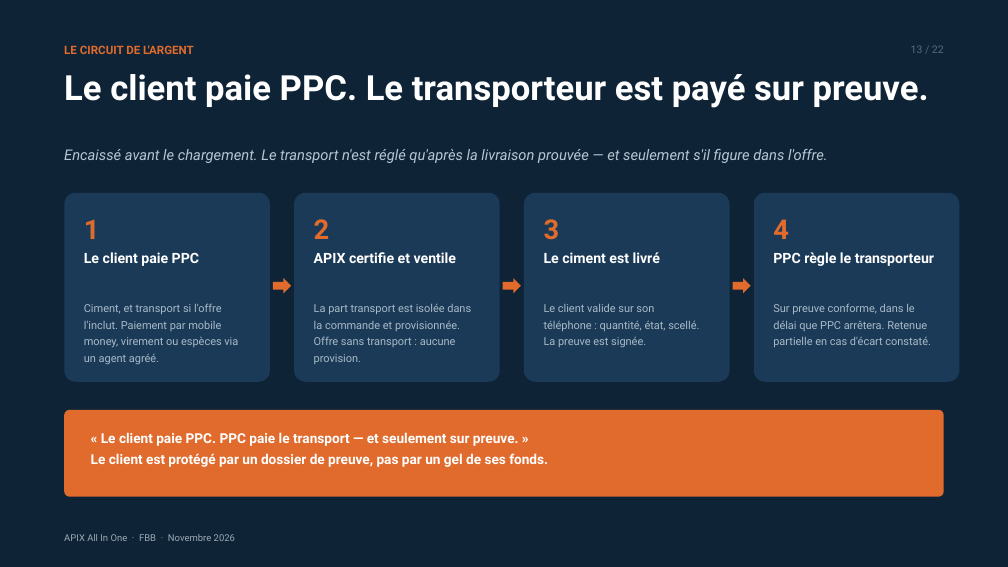
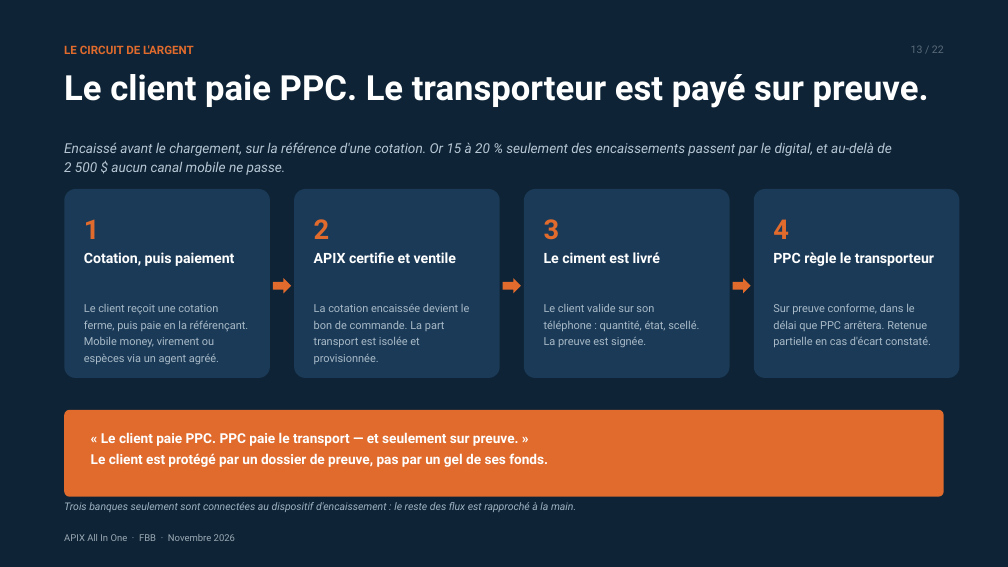
Before and after one commit to dilevembamu12/fbb-ppc-apix, a slide deck: slide 13 of dist/pptx/APIX-All-In-One-Presentation-PPC.pptx. Drawn at 1008x567 pixels with LibreOffice and Linux fonts; fonts in the diff are those of the drawing. Boxes give left, top, right and bottom in pixels: in the first picture for what was removed or moved away, otherwise in the second. Text is boxed around its words. In the diff, an @@ line names an element or a change of style, - is before the commit and + after.

Commit message:
Chiffres PPC integres : 15-20 % de flux digitaux, couverture bancaire, ordre cotation-paiement-bon

```diff
--- a/dist/pptx/APIX-All-In-One-Presentation-PPC.pptx
+++ b/dist/pptx/APIX-All-In-One-Presentation-PPC.pptx
@@ text at (64,142,891,175): text changed; size 14 to 13 pt @@
-Encaissé avant le chargement. Le transport n'est réglé qu'après la livraison prouvée — et seulement s'il figure dans l'offre.
+Encaissé avant le chargement, sur la référence d'une cotation. Or 15 à 20 % seulement des encaissements passent par le digital, et au-delà de 2 500 $ aucun canal mobile ne passe.
@@ 4 rounded rectangles: place and size @@
-4 rounded rectangles at (64,193,960,382)
+4 rounded rectangles at (64,189,960,378)
@@ text at (84,252,234,266): text changed @@
-Le client paie PPC
+Cotation, puis paiement
@@ text at (84,304,249,364): text changed @@
-Ciment, et transport si l'offre l'inclut. Paiement par mobile money, virement ou espèces via un agent agréé.
+Le client reçoit une cotation ferme, puis paie en la référençant. Mobile money, virement ou espèces via un agent agréé.
@@ text at (314,304,469,364): text changed @@
-La part transport est isolée dans la commande et provisionnée. Offre sans transport : aucune provision.
+La cotation encaissée devient le bon de commande. La part transport est isolée et provisionnée.
@@ text added at (64,502,576,512), 10 pt, text #9FB2C2, italic @@
+Trois banques seulement sont connectées au dispositif d'encaissement : le reste des flux est rapproché à la main.
```
Also in this commit, not shown: 3 other slides changed, 24 other files.
